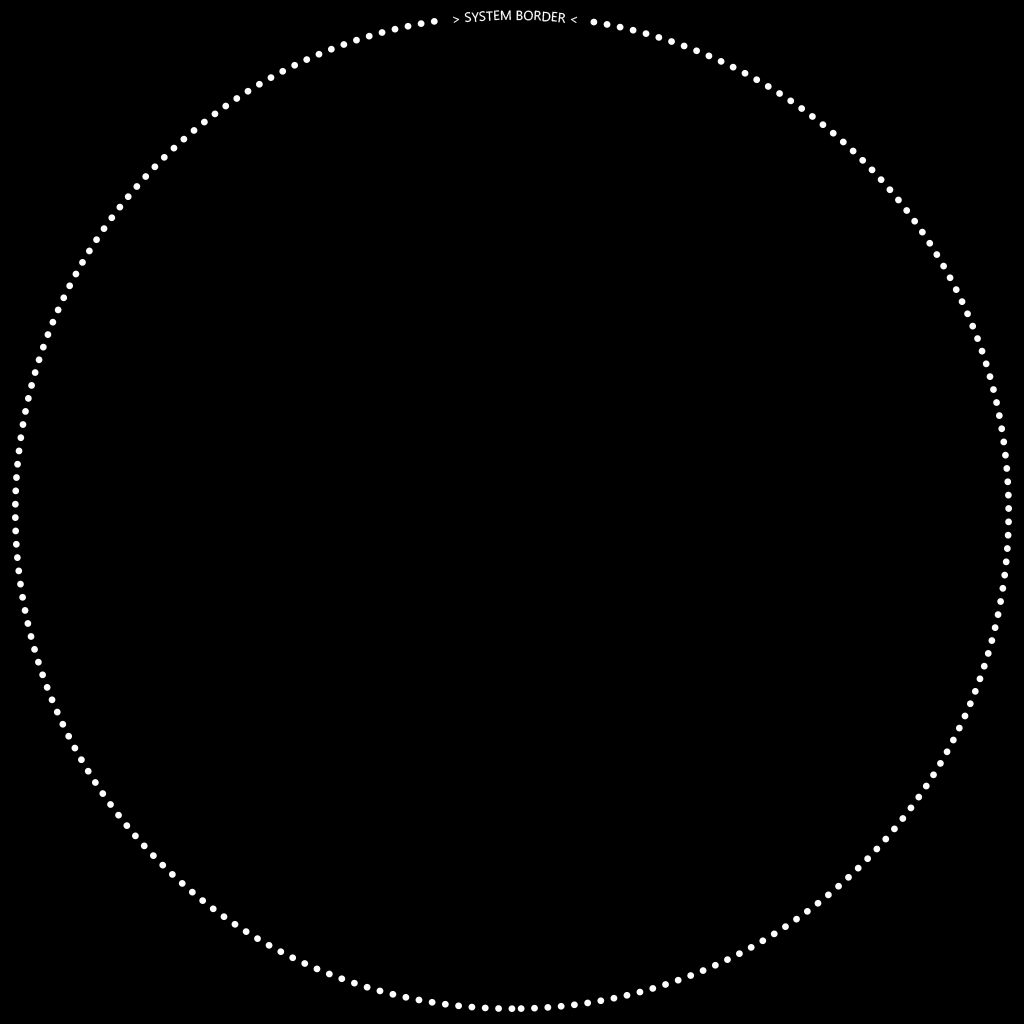
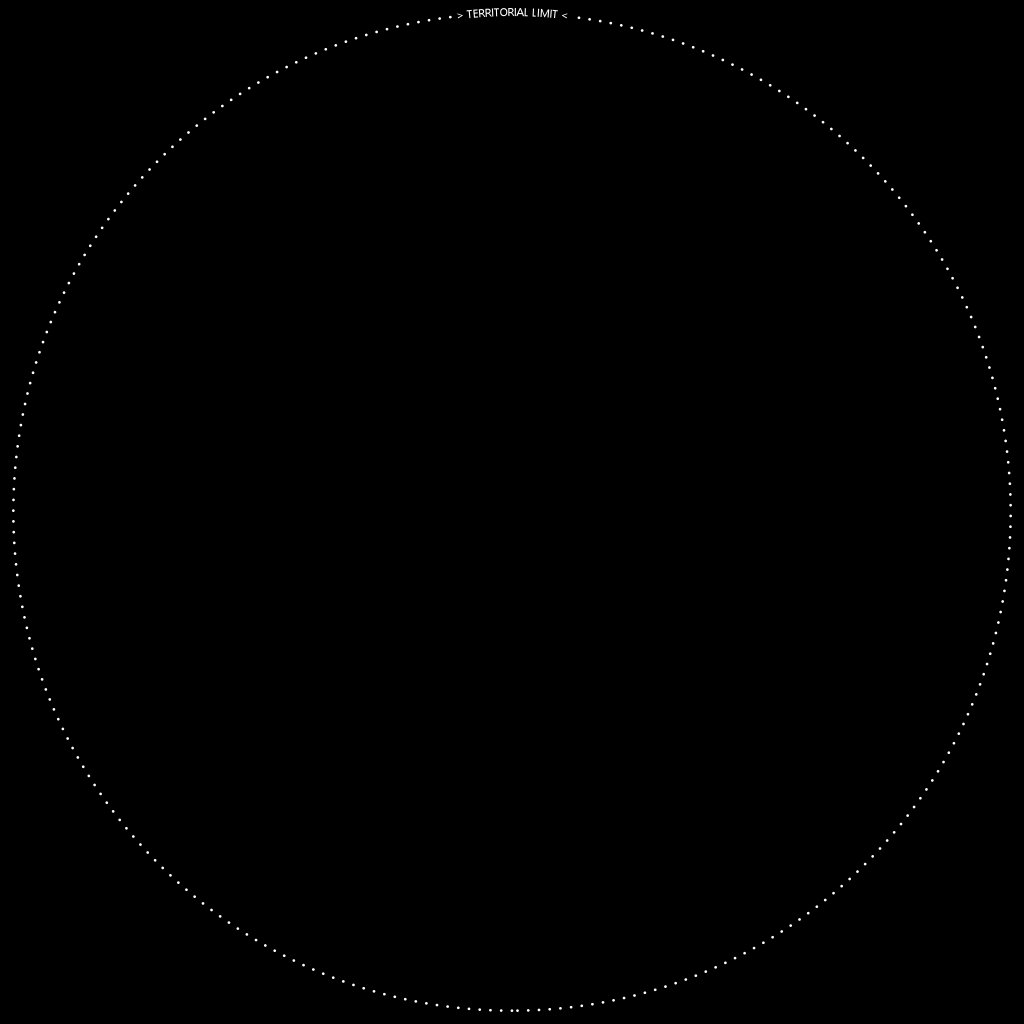
Layer changes from the first 1024×1024 image to the second:
added layer "Territorial Limit" above "> TERRITORIAL LIMIT <" over [12, 15, 1012, 1012]
renamed "> SYSTEM BORDER <" to "> TERRITORIAL LIMIT <", painted on it over [453, 8, 578, 23]
removed layer "Ellipse 1 copy" over [12, 18, 1012, 1012]
